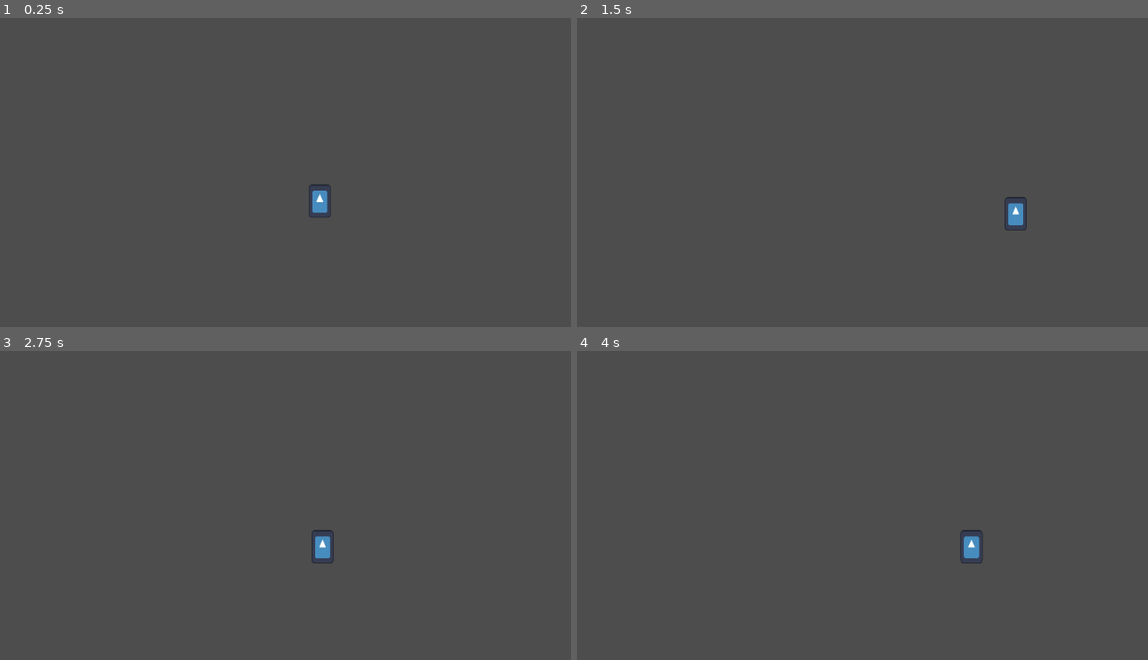
Above: before the commit, frames 1-4 (two rows, left to right).
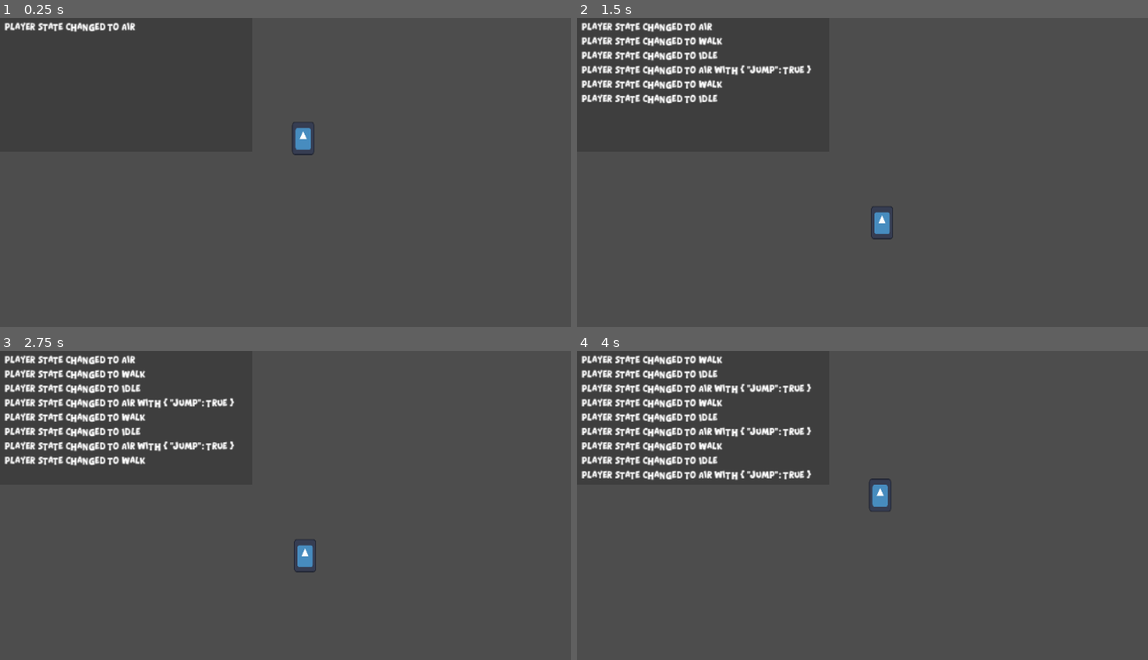
Above: after the commit, the same moments.

Repository: problem-18-dev/grumpy-grandpas
Game: Godot game, scene res://scenes/core/main/main.tscn
Two runs of this game, one before a commit and one after it. Both use one fixed random seed, a clock stepped at 60 frames per second and the inputs below. The engine's default icon, where the game draws it, is replaced by a stand-in: a white triangle on a blue panel in a dark square.
Inputs (mouse positions are in pixels of both pictures, inside the frame that each line leads up to):
- Up to frame 1 (0.25 s): no input
- Up to frame 2 (1.5 s): tap Enter (ui_accept) at 0.5 s; move the mouse to (1085, 197) at 0.52 s; hold Right (move_right) 0.53-1.25 s; hold X (jump, bound only after the commit) 0.53-1.25 s; click (1085, 197) at 0.67 s; drag from (788, 237) to (896, 296) at 1.27 s
- Up to frame 3 (2.75 s): tap Enter (ui_accept) at 2 s; move the mouse to (422, 462) at 2.02 s; hold Left (move_left) from 2.03 s (still down); hold X (jump, bound only after the commit) from 2.03 s (still down)
- Up to frame 4 (4 s): release Left (move_left) at 2.75 s; release X (jump, bound only after the commit) at 2.75 s; drag from (896, 629) to (719, 490) at 2.77 s; tap Enter (ui_accept) at 3.5 s; move the mouse to (1142, 610) at 3.52 s; hold Right (move_right) from 3.53 s (still down); hold X (jump, bound only after the commit) from 3.53 s (still down)

The runs differ from the first frame. In frame 1, 1.0% of the frame differs, in the area x 0-58%, y 1-65%; in frame 2, 3.4%; in frame 3, 4.6%; in frame 4, 5.4%, in the area x 0-72%, y 1-69%.

Commit message:
feat: basic player + debug

Diff:
--- /dev/null
+++ b/gui/theme/main_theme.tres
@@ -0,0 +1,9 @@
+[gd_resource type="Theme" format=3 uid="uid://dtngddcpoh66q"]
+
+[ext_resource type="FontFile" uid="uid://ca5gt02cu4ggg" path="res://gui/font/CrackerWinter-VGLPl.ttf" id="1_uqwjj"]
+
+[resource]
+default_font = ExtResource("1_uqwjj")
+default_font_size = 16
+DebugLabel/base_type = &"Label"
+DebugLabel/font_sizes/font_size = 8
--- a/project.godot
+++ b/project.godot
@@ -16,6 +16,10 @@
 config/features=PackedStringArray("4.7", "GL Compatibility")
 config/icon="res://icon.svg"
 
+[autoload]
+
+Debug="*uid://c1qslyb0l0dep"
+
 [display]
 
 window/size/viewport_width=640
@@ -30,6 +34,7 @@
 
 [gui]
 
+theme/custom="uid://dtngddcpoh66q"
 theme/custom_font="uid://g2bs15qxt57b"
 
 [input]
@@ -64,6 +69,17 @@
 , Object(InputEventKey,"resource_local_to_scene":false,"resource_name":"","device":-1,"window_id":0,"alt_pressed":false …(182 unchanged characters)…
 ]
 }
+jump={
+"deadzone": 0.2,
+"events": [Object(InputEventKey,"resource_local_to_scene":false,"resource_name":"","device":-1,"window_id":0,"alt_pressed":false,"shift_pressed":false,"ctrl_pressed":false,"meta_pressed":false,"pressed":false,"keycode":0,"physical_keycode":88,"key_label":0,"unicode":120,"location":0,"echo":false,"script":null)
+]
+}
+
+[layer_names]
+
+2d_physics/layer_1="player"
+2d_physics/layer_2="world"
+2d_physics/layer_3="hitbox"
 
 [physics]
 
--- /dev/null
+++ b/scenes/components/health_component.gd
@@ -0,0 +1,24 @@
+class_name HealthComponent
+extends Node
+
+signal died
+
+const DEFAULT_HEALTH := 100
+
+@export_group("Properties")
+@export var max_health := DEFAULT_HEALTH
+
+var _health := max_health
+
+
+func add_health(amount: int) -> void:
+	_health += amount
+	_health = mini(max_health, _health)
+
+
+func take_health(amount: int) -> void:
+	_health -= amount
+	_health = maxi(0, _health)
+
+	if _health <= 0:
+		died.emit()
--- /dev/null
+++ b/scenes/components/health_component.tscn
@@ -0,0 +1,6 @@
+[gd_scene format=3 uid="uid://bdmwi2dhvl8q1"]
+
+[ext_resource type="Script" uid="uid://dsdkcfast1544" path="res://scenes/components/health_component.gd" id="1_2wcl1"]
+
+[node name="HealthComponent" type="Node" unique_id=779439910]
+script = ExtResource("1_2wcl1")
--- /dev/null
+++ b/scenes/components/hitbox_component.gd
@@ -0,0 +1,17 @@
+@tool
+class_name HitboxComponent
+extends Area2D
+
+const HITBOX_COLOR := Color(0.0, 1.0, 0.0, 0.392)
+
+signal hit
+
+
+func _ready() -> void:
+	var child := find_child("*")
+	if child and child is CollisionShape2D:
+		child.debug_color = HITBOX_COLOR
+
+
+func _on_area_entered(_area: Area2D) -> void:
+	hit.emit()
--- /dev/null
+++ b/scenes/components/hitbox_component.tscn
@@ -0,0 +1,12 @@
+[gd_scene format=3 uid="uid://bweymkygntx8t"]
+
+[ext_resource type="Script" uid="uid://bsanbgpve5lq3" path="res://scenes/components/hitbox_component.gd" id="1_okvui"]
+
+[node name="HitboxComponent" type="Area2D" unique_id=923971495]
+collision_layer = 4
+collision_mask = 0
+input_pickable = false
+monitorable = false
+script = ExtResource("1_okvui")
+
+[connection signal="area_entered" from="." to="." method="_on_area_entered"]
--- /dev/null
+++ b/scenes/core/state_machine/state.gd
@@ -0,0 +1,25 @@
+class_name State
+extends Node
+
+@warning_ignore("unused_signal")
+signal finished(new_state: String)
+
+
+func enter(_data := { }) -> void:
+	pass
+
+
+func exit() -> void:
+	pass
+
+
+func _update(_delta: float) -> void:
+	pass
+
+
+func _physics_update(_delta: float) -> void:
+	pass
+
+
+func _key_input(_event: InputEvent) -> void:
+	pass
--- /dev/null
+++ b/scenes/core/state_machine/state.tscn
@@ -0,0 +1,6 @@
+[gd_scene format=3 uid="uid://cpffd5bj1trmb"]
+
+[ext_resource type="Script" uid="uid://brjafuuc3datp" path="res://scenes/core/state_machine/state.gd" id="1_iwnkp"]
+
+[node name="State" type="Node" unique_id=1221005355]
+script = ExtResource("1_iwnkp")
--- /dev/null
+++ b/scenes/core/state_machine/state_machine.gd
@@ -0,0 +1,51 @@
+class_name StateMachine
+extends Node
+
+@export_group("Properties")
+@export var initial_state: State
+@export_group("Debug")
+@export var debug_enabled := false
+
+@onready var _state := initial_state
+
+
+func _ready() -> void:
+	await owner.ready
+
+	for state: State in find_children("*", "State"):
+		state.finished.connect(transition_to_state)
+		state.finished.connect(_on_state_finished_debug)
+
+	_state.enter()
+
+
+func _process(delta: float) -> void:
+	_state._update(delta)
+
+
+func _physics_process(delta: float) -> void:
+	_state._physics_update(delta)
+
+
+func _unhandled_key_input(event: InputEvent) -> void:
+	_state._key_input(event)
+
+
+func transition_to_state(state: String, data := { }) -> void:
+	var new_state := get_node(state)
+	assert(new_state, "Transition to state %s failed" % state)
+
+	_state.exit()
+	_state = new_state
+	_state.enter(data)
+
+
+func _on_state_finished_debug(state: String, data := { }) -> void:
+	if not debug_enabled:
+		return
+
+	if data.size() > 0:
+		Debug.log("Player state changed to %s with %s" % [state, data])
+		return
+
+	Debug.log("Player state changed to %s" % state)
--- /dev/null
+++ b/scenes/core/state_machine/state_machine.tscn
@@ -0,0 +1,6 @@
+[gd_scene format=3 uid="uid://o6nlyis18n62"]
+
+[ext_resource type="Script" uid="uid://cyv4alnt45p2l" path="res://scenes/core/state_machine/state_machine.gd" id="1_yoynp"]
+
+[node name="StateMachine" type="Node" unique_id=1355297057]
+script = ExtResource("1_yoynp")
--- /dev/null
+++ b/scenes/debug/debug.gd
@@ -0,0 +1,27 @@
+@tool
+extends CanvasLayer
+
+const MAX_LOGS := 8
+
+@export_group("Properties")
+@export var enabled := true
+
+@onready var content: VBoxContainer = $Background/Margin/Content
+
+
+func _ready() -> void:
+	if Engine.is_editor_hint():
+		hide()
+
+	if not enabled:
+		queue_free()
+
+
+func log(text: Variant) -> void:
+	if content.get_child_count() > MAX_LOGS:
+		content.get_child(0).queue_free()
+
+	var label := Label.new()
+	label.theme_type_variation = "DebugLabel"
+	label.text = text
+	content.add_child(label)
--- /dev/null
+++ b/scenes/debug/debug.tscn
@@ -0,0 +1,26 @@
+[gd_scene format=3 uid="uid://c1qslyb0l0dep"]
+
+[ext_resource type="Script" uid="uid://c7megwifxrf4g" path="res://scenes/debug/debug.gd" id="1_kfclf"]
+
+[node name="Debug" type="CanvasLayer" unique_id=1599672822]
+script = ExtResource("1_kfclf")
+
+[node name="Background" type="ColorRect" parent="." unique_id=2102687449]
+offset_right = 228.0
+offset_bottom = 121.0
+color = Color(0, 0, 0, 0.19607843)
+
+[node name="Margin" type="MarginContainer" parent="Background" unique_id=1611097665]
+layout_mode = 1
+anchors_preset = 15
+anchor_right = 1.0
+anchor_bottom = 1.0
+grow_horizontal = 2
+grow_vertical = 2
+theme_override_constants/margin_left = 4
+theme_override_constants/margin_top = 4
+theme_override_constants/margin_right = 4
+theme_override_constants/margin_bottom = 4
+
+[node name="Content" type="VBoxContainer" parent="Background/Margin" unique_id=497979014]
+layout_mode = 2
--- /dev/null
+++ b/scenes/levels/level.gd
@@ -0,0 +1 @@
+extends Node2D
--- a/scenes/levels/level.tscn
+++ b/scenes/levels/level.tscn
@@ -1,17 +1,25 @@
 [gd_scene format=3 uid="uid://cd2ib37t0cgmf"]
 
-[ext_resource type="PackedScene" uid="uid://bmag23mf230r3" path="res://scenes/player/player.tscn" id="1_377w7"]
+[ext_resource type="Script" uid="uid://dpjstawxawa7x" path="res://scenes/levels/level.gd" id="1_377w7"]
+[ext_resource type="PackedScene" uid="uid://bmag23mf230r3" path="res://scenes/player/player.tscn" id="2_bovvr"]
+[ext_resource type="PackedScene" uid="uid://c1qslyb0l0dep" path="res://scenes/debug/debug.tscn" id="3_b2cq8"]
 
 [sub_resource type="RectangleShape2D" id="RectangleShape2D_1xhu4"]
-size = Vector2(294, 20)
+size = Vector2(408, 56)
 
 [node name="Level" type="Node2D" unique_id=909882963]
+script = ExtResource("1_377w7")
 
-[node name="Player" parent="." unique_id=1829503951 instance=ExtResource("1_377w7")]
-position = Vector2(289, 137)
+[node name="Debug" parent="." unique_id=1599672822 instance=ExtResource("3_b2cq8")]
+visible = false
 
-[node name="Platform" type="StaticBody2D" parent="." unique_id=1971611697]
-position = Vector2(288, 202)
+[node name="Player" parent="." unique_id=1829503951 instance=ExtResource("2_bovvr")]
+position = Vector2(274, 84)
 
-[node name="CollisionShape2D" type="CollisionShape2D" parent="Platform" unique_id=1379576631]
+[node name="StaticBody2D" type="StaticBody2D" parent="." unique_id=993178235]
+collision_layer = 2
+collision_mask = 0
+
+[node name="CollisionShape2D" type="CollisionShape2D" parent="StaticBody2D" unique_id=393367526]
+position = Vector2(274, 228)
 shape = SubResource("RectangleShape2D_1xhu4")
--- a/scenes/player/player.gd
+++ b/scenes/player/player.gd
@@ -1,22 +1,27 @@
+class_name Player
 extends CharacterBody2D
 
-@export_group("Movement")
-@export var movement_speed := 150.0
+const LEFT := -1
+const RIGHT := 1
+
+@export_group("States")
+@export_subgroup("Idle")
+@export_subgroup("Walk")
+@export var movement_speed := 100.0
+@export_subgroup("Air")
+@export var jump_force := -350.0
+@export var jump_backwards_force := -400.0
+@export var jump_backwards_velocity := 25.0
+
+var last_movement_direction: int
+
+@onready var hitbox: HitboxComponent = $HitboxComponent
+@onready var health: HealthComponent = $HealthComponent
 
 
-func _physics_process(delta: float) -> void:
-	_apply_gravity(delta)
-	_handle_movement()
-	move_and_slide()
+func _on_health_component_died() -> void:
+	pass
 
 
-func _handle_movement() -> void:
-	var direction := Input.get_axis("move_left", "move_right")
-	velocity.x = movement_speed * direction
-
-
-func _apply_gravity(delta: float) -> void:
-	if is_on_floor():
-		return
-
-	velocity.y += get_gravity().y * delta
+func _on_hitbox_component_hit() -> void:
+	pass
--- a/scenes/player/player.tscn
+++ b/scenes/player/player.tscn
@@ -2,10 +2,23 @@
 
 [ext_resource type="Script" uid="uid://bygd8nvt570om" path="res://scenes/player/player.gd" id="1_8afob"]
 [ext_resource type="Texture2D" uid="uid://cgwgxskut17iw" path="res://icon.svg" id="2_dovo2"]
+[ext_resource type="PackedScene" uid="uid://o6nlyis18n62" path="res://scenes/core/state_machine/state_machine.tscn" id="3_gmlin"]
+[ext_resource type="PackedScene" uid="uid://bweymkygntx8t" path="res://scenes/components/hitbox_component.tscn" id="3_qek5x"]
+[ext_resource type="Script" uid="uid://bffp4r33c22r2" path="res://scenes/player/player_state/player_idle.gd" id="4_lvxji"]
+[ext_resource type="Script" uid="uid://dmnq07wos3jc2" path="res://scenes/player/player_state/player_walk.gd" id="5_p47bc"]
+[ext_resource type="Script" uid="uid://cnc8c7xcxascg" path="res://scenes/player/player_state/player_air.gd" id="6_75vfm"]
+[ext_resource type="PackedScene" uid="uid://bdmwi2dhvl8q1" path="res://scenes/components/health_component.tscn" id="7_0owmy"]
 
 [sub_resource type="CapsuleShape2D" id="CapsuleShape2D_1xhu4"]
 
+[sub_resource type="CapsuleShape2D" id="CapsuleShape2D_5gtgg"]
+radius = 12.0
+height = 32.0
+
 [node name="Player" type="CharacterBody2D" unique_id=1829503951]
+collision_mask = 2
+floor_stop_on_slope = false
+floor_max_angle = 1.3089969
 script = ExtResource("1_8afob")
 
 [node name="Sprite2D" type="Sprite2D" parent="." unique_id=1621448688]
@@ -15,3 +28,27 @@
 
 [node name="CollisionShape2D" type="CollisionShape2D" parent="." unique_id=1830283869]
 shape = SubResource("CapsuleShape2D_1xhu4")
+
+[node name="HitboxComponent" parent="." unique_id=923971495 instance=ExtResource("3_qek5x")]
+
+[node name="CollisionShape2D" type="CollisionShape2D" parent="HitboxComponent" unique_id=1229987194]
+shape = SubResource("CapsuleShape2D_5gtgg")
+debug_color = Color(0, 1, 0, 0.392)
+
+[node name="HealthComponent" parent="." unique_id=779439910 instance=ExtResource("7_0owmy")]
+
+[node name="StateMachine" parent="." unique_id=1355297057 node_paths=PackedStringArray("initial_state") instance=ExtResource("3_gmlin")]
+initial_state = NodePath("Idle")
+debug_enabled = true
+
+[node name="Idle" type="Node" parent="StateMachine" unique_id=2031766278]
+script = ExtResource("4_lvxji")
+
+[node name="Walk" type="Node" parent="StateMachine" unique_id=1900858318]
+script = ExtResource("5_p47bc")
+
+[node name="Air" type="Node" parent="StateMachine" unique_id=332589610]
+script = ExtResource("6_75vfm")
+
+[connection signal="hit" from="HitboxComponent" to="." method="_on_hitbox_component_hit"]
+[connection signal="died" from="HealthComponent" to="." method="_on_health_component_died"]
--- /dev/null
+++ b/scenes/player/player_state/player_air.gd
@@ -0,0 +1,23 @@
+extends PlayerState
+
+
+func enter(data := { }) -> void:
+	if data.has("jump"):
+		_jump()
+
+
+func _physics_update(delta: float) -> void:
+	_apply_gravity(delta)
+	player.move_and_slide()
+	_handle_landing()
+
+
+func _jump() -> void:
+	player.velocity.y = player.jump_force
+
+
+func _handle_landing() -> void:
+	if not player.is_on_floor():
+		return
+
+	finished.emit(PlayerState.WALK)
--- /dev/null
+++ b/scenes/player/player_state/player_idle.gd
@@ -0,0 +1,23 @@
+extends PlayerState
+
+
+func enter(_data := { }) -> void:
+	player.velocity = Vector2.ZERO
+
+
+func _physics_update(_delta: float) -> void:
+	_handle_movement()
+	player.move_and_slide()
+	_check_floor()
+
+
+func _key_input(event: InputEvent) -> void:
+	if event.is_action_pressed("jump"):
+		finished.emit(PlayerState.AIR, { "jump": true })
+
+
+func _handle_movement() -> void:
+	var direction := Input.get_axis("move_left", "move_right")
+
+	if not is_zero_approx(direction):
+		finished.emit(PlayerState.WALK)
--- /dev/null
+++ b/scenes/player/player_state/player_state.gd
@@ -0,0 +1,24 @@
+class_name PlayerState
+extends State
+
+const IDLE = "Idle"
+const WALK = "Walk"
+const AIR = "Air"
+
+var player: Player
+
+
+func _ready() -> void:
+	assert(owner is Player, "Player state not owned by player")
+	await owner.ready
+	player = owner
+
+
+func _apply_gravity(delta: float) -> void:
+	player.velocity.y += player.get_gravity().y * delta
+
+
+## Check after last move_and_slide call in case floor disappeared and we're in AIR
+func _check_floor() -> void:
+	if not player.is_on_floor():
+		finished.emit(PlayerState.AIR)
--- /dev/null
+++ b/scenes/player/player_state/player_walk.gd
@@ -0,0 +1,22 @@
+extends PlayerState
+
+
+func _physics_update(_delta: float) -> void:
+	_handle_movement()
+	player.move_and_slide()
+	_check_floor()
+
+
+func _key_input(event: InputEvent) -> void:
+	if event.is_action_pressed("jump"):
+		finished.emit(PlayerState.AIR, { "jump": true })
+
+
+func _handle_movement() -> void:
+	var direction := Input.get_axis("move_left", "move_right")
+
+	if is_zero_approx(direction):
+		finished.emit(PlayerState.IDLE)
+		return
+
+	player.velocity.x = player.movement_speed * direction
Not shown, added: scenes/components/health_component.gd.uid
Not shown, added: scenes/components/hitbox_component.gd.uid
Not shown, added: scenes/core/state_machine/state.gd.uid
Not shown, added: scenes/core/state_machine/state_machine.gd.uid
Not shown, added: scenes/debug/debug.gd.uid
Not shown, added: scenes/levels/level.gd.uid
Not shown, added: scenes/player/player_state/player_air.gd.uid
Not shown, added: scenes/player/player_state/player_idle.gd.uid
Not shown, added: scenes/player/player_state/player_state.gd.uid
Not shown, added: scenes/player/player_state/player_walk.gd.uid
Not shown, changed: kanban_tasks_data.kanban
